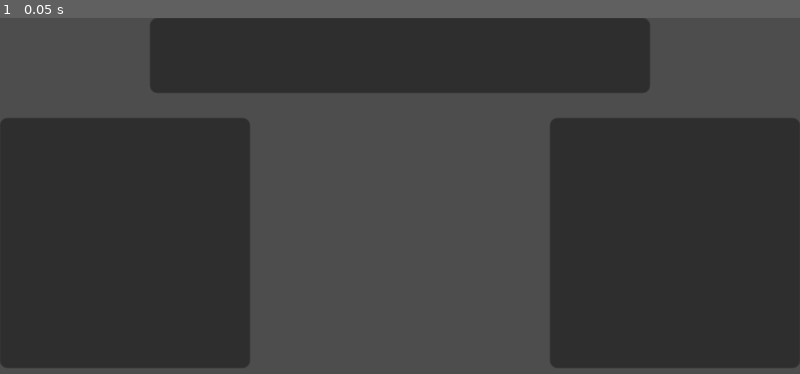
Above: before the commit, frame 1.
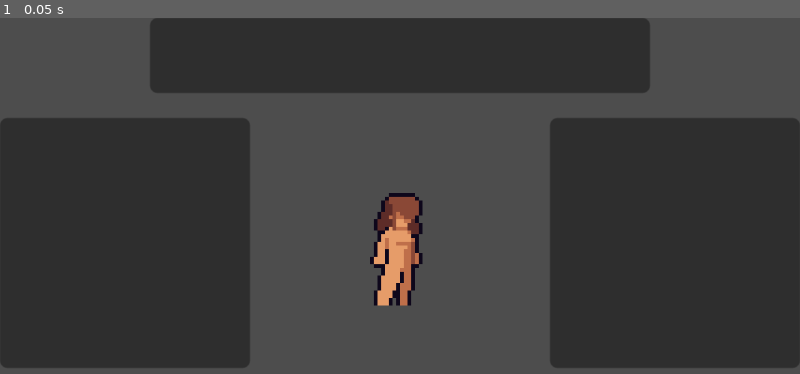
Above: after the commit, the same moment.

Repository: lucasjanta/character-customization-gdko
Game: Godot game, scene res://scenes/customization_scene.tscn
Two runs of this game, one before a commit and one after it. Both use one fixed random seed, a clock stepped at 60 frames per second and the inputs below. The project has no main scene, so this scene is started directly.
Inputs:
- Up to frame 1 (0.05 s): no input

The runs differ from the first frame. In frame 1, 1.6% of the frame differs, in the area x 46-53%, y 49-81%.

Commit message:
updated assets

Diff:
--- a/scenes/customization_scene.tscn
+++ b/scenes/customization_scene.tscn
@@ -1,4 +1,48 @@
-[gd_scene format=3 uid="uid://dd7ioqpeksvas"]
+[gd_scene load_steps=11 format=3 uid="uid://dd7ioqpeksvas"]
+
+[ext_resource type="Texture2D" uid="uid://d1qfv12lu4nfv" path="res://assets/character/Character1F_4_idle_0.png" id="1_h0mw0"]
+[ext_resource type="Texture2D" uid="uid://cbfsojomvv4n6" path="res://assets/character/Character1F_4_idle_1.png" id="2_8okav"]
+[ext_resource type="Texture2D" uid="uid://bowe6jylt0hqw" path="res://assets/character/Character1F_4_idle_2.png" id="3_t28vh"]
+[ext_resource type="Texture2D" uid="uid://cmc7mp1lehbos" path="res://assets/character/Character1F_4_idle_3.png" id="4_kssrs"]
+[ext_resource type="Texture2D" uid="uid://b1r8d4v61vhsl" path="res://assets/character/Character1F_4_idle_4.png" id="5_5jduw"]
+[ext_resource type="Texture2D" uid="uid://cvfd6llvjtmte" path="res://assets/character/Character1F_4_idle_5.png" id="6_apwom"]
+[ext_resource type="Texture2D" uid="uid://bq54s8m4w50mv" path="res://assets/character/Character1F_4_idle_6.png" id="7_ofh27"]
+[ext_resource type="Texture2D" uid="uid://dlt3wdkqci6ut" path="res://assets/character/Character1F_4_idle_7.png" id="8_oxknf"]
+
+[sub_resource type="RectangleShape2D" id="RectangleShape2D_jw5hs"]
+size = Vector2(14, 30)
+
+[sub_resource type="SpriteFrames" id="SpriteFrames_fvciq"]
+animations = [{
+"frames": [{
+"duration": 1.0,
+"texture": ExtResource("1_h0mw0")
+}, {
+"duration": 1.0,
+"texture": ExtResource("2_8okav")
+}, {
+"duration": 1.0,
+"texture": ExtResource("3_t28vh")
+}, {
+"duration": 1.0,
+"texture": ExtResource("4_kssrs")
+}, {
+"duration": 1.0,
+"texture": ExtResource("5_5jduw")
+}, {
+"duration": 1.0,
+"texture": ExtResource("6_apwom")
+}, {
+"duration": 1.0,
+"texture": ExtResource("7_ofh27")
+}, {
+"duration": 1.0,
+"texture": ExtResource("8_oxknf")
+}],
+"loop": true,
+"name": &"idle",
+"speed": 5.0
+}]
 
 [node name="CustomizationScene" type="Node2D"]
 
@@ -47,3 +91,17 @@
 offset_right = 100.0
 offset_bottom = 30.0
 grow_horizontal = 2
+
+[node name="TileMapLayer" type="TileMapLayer" parent="."]
+
+[node name="Player" type="CharacterBody2D" parent="."]
+position = Vector2(157, 91)
+scale = Vector2(1.5, 1.5)
+
+[node name="CollisionShape2D" type="CollisionShape2D" parent="Player"]
+position = Vector2(1, 1)
+shape = SubResource("RectangleShape2D_jw5hs")
+
+[node name="AnimatedSprite2D" type="AnimatedSprite2D" parent="Player"]
+sprite_frames = SubResource("SpriteFrames_fvciq")
+animation = &"idle"
Binary file added: assets/character/Character1F_4_climb_0.png
Not shown, added: assets/character/Character1F_4_climb_0.png.import
Binary file added: assets/character/Character1F_4_climb_1.png
Not shown, added: assets/character/Character1F_4_climb_1.png.import
Binary file added: assets/character/Character1F_4_climb_2.png
Not shown, added: assets/character/Character1F_4_climb_2.png.import
Binary file added: assets/character/Character1F_4_climb_3.png
Not shown, added: assets/character/Character1F_4_climb_3.png.import
Binary file added: assets/character/Character1F_4_climb_4.png
Not shown, added: assets/character/Character1F_4_climb_4.png.import
Binary file added: assets/character/Character1F_4_climb_5.png
Not shown, added: assets/character/Character1F_4_climb_5.png.import
(and 188 more such lines)
